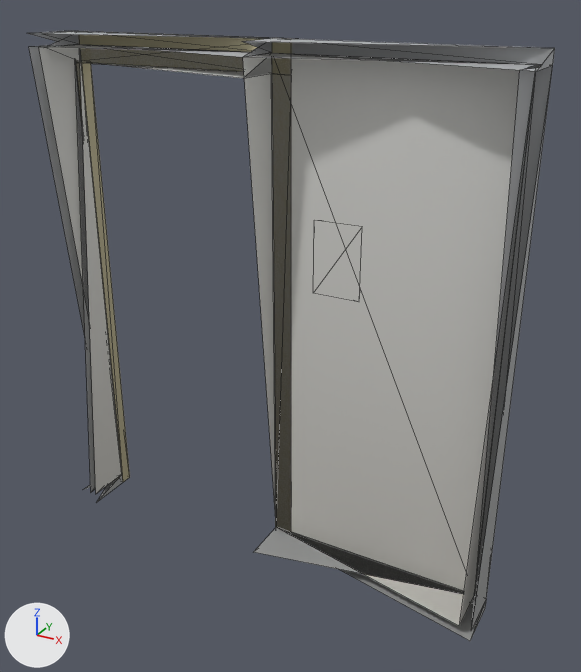
One commit to the glTF model models/kit/airlockWall_steel_meshin.glb: the scene before it, then after it.
Both versions are drawn from a 50 mm lens placed at (1.55, -2.58, 2.38), pointed at (0.1, 0.06, 1.06). Arrows for +X, +Y and +Z are at lower left; the lights stay in place. The picture after the commit comes second. Mesh edges are drawn as thin lines. Vertices at exactly the same position are counted once.

Objects in the first picture: 'airlockWall_steel_meshin'.
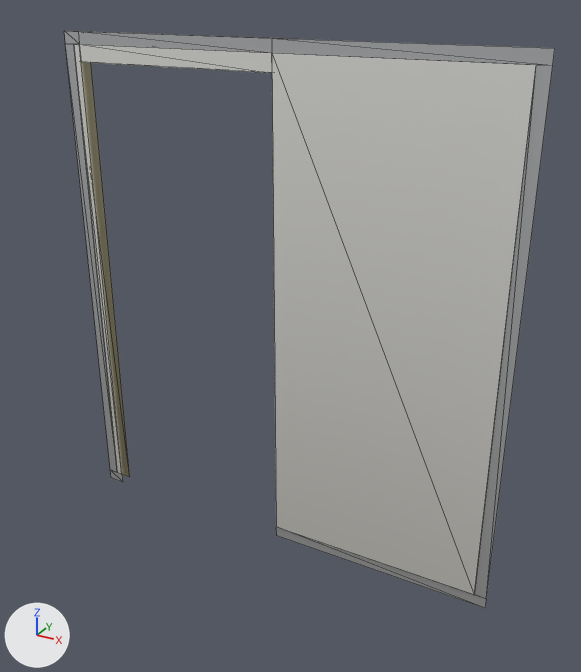
Changed parts and their boxes [x1, y1, x2, y2] in the pictures (581 x 672 px):
'airlockWall_steel_meshin', reshaped (7% narrower)
    before: [27, 31, 555, 641]
    after: [64, 31, 555, 608]
part 1 of me_base, cut back
    before: [27, 31, 555, 641]

Patch to the scene script:
```diff
--- a/models/kit/airlockWall_steel_meshin.glb.py
+++ b/models/kit/airlockWall_steel_meshin.glb.py
@@ me_base @@
 # used by ob_airlockwall_steel_meshin; location = (0.0, 0.0, 0.0)
-me_base.from_pydata(...)  # 122 vertices, 168 faces; spans x -1.0..1.0, y -0.1..0.16, z 0.0..2.2
+me_base.from_pydata(...)  # 68 vertices, 38 faces; spans x -1.0..1.0, y 0.1..0.16, z 0.0..2.2
+# me_base part 1
+# 54 vertices are removed from x -1.0..1.0, y -0.1..0.16, z 0.0..2.2
+# 140 faces are deleted
+# 10 new faces join them, mat_steel
 me_base.materials.append(mat_clad)
```
